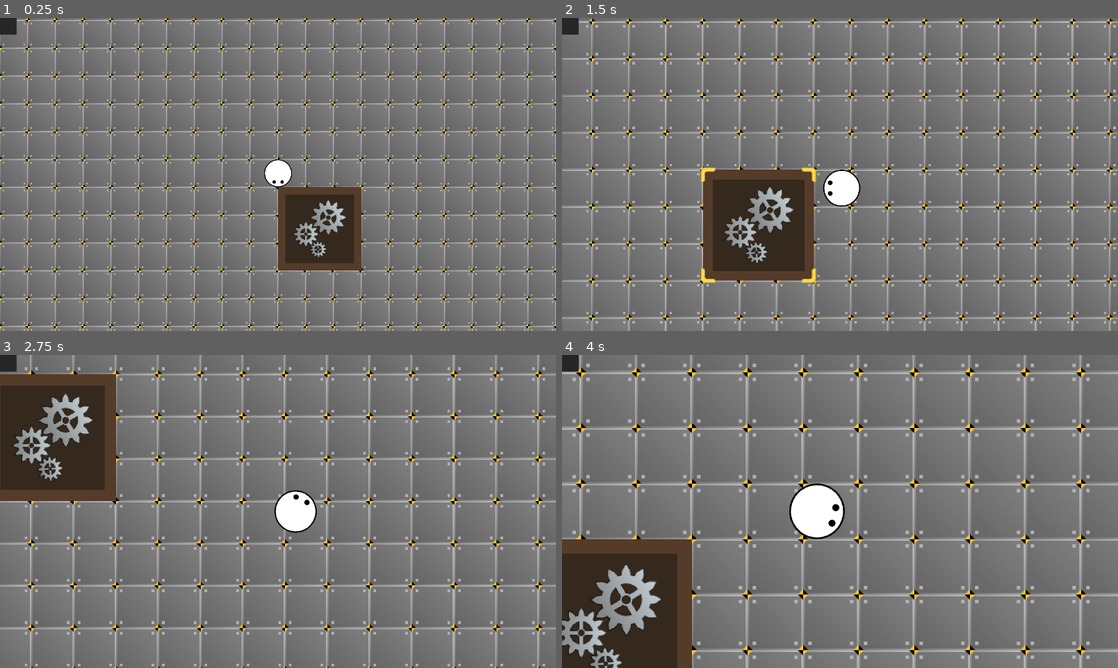
Above: before the commit, frames 1-4 (two rows, left to right).
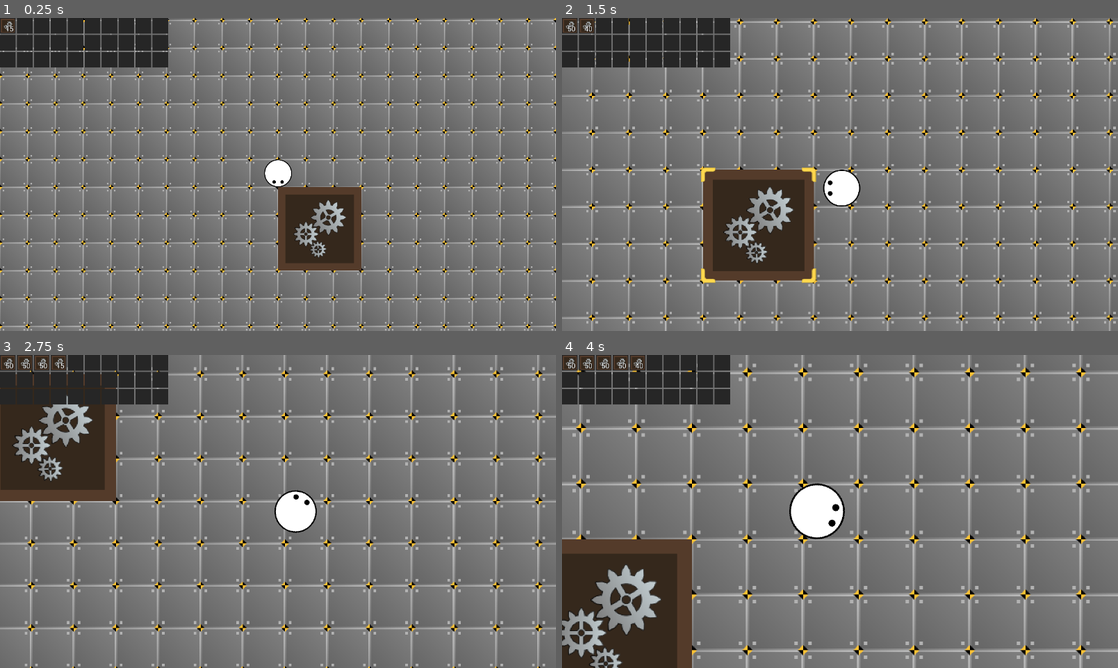
Above: after the commit, the same moments.

Repository: TrueSunGaming/industrial-revolution-proto-3
Game: Godot game, scene res://scenes/main/Main.tscn
Two runs of this game, one before a commit and one after it. Both use one fixed random seed, a clock stepped at 60 frames per second and the inputs below.
Inputs (mouse positions are in pixels of both pictures, inside the frame that each line leads up to):
- Up to frame 1 (0.25 s): no input
- Up to frame 2 (1.5 s): move the mouse to (962, 158) at 0.52 s; hold D (move_right) 0.53-1.28 s; hold Mouse wheel up (zoom_in) 0.53-1.28 s; move the mouse to (728, 190) at 1.27 s; hold S (move_down) from 1.28 s (still down); tap Mouse wheel down (zoom_out) at 1.35 s
- Up to frame 3 (2.75 s): move the mouse to (333, 442) at 2.02 s; release S (move_down) at 2.03 s; hold D (move_right) from 2.03 s (still down); hold Mouse wheel up (zoom_in) from 2.03 s (still down)
- Up to frame 4 (4 s): move the mouse to (812, 574) at 2.77 s; release D (move_right) at 2.78 s; release Mouse wheel up (zoom_in) at 2.78 s; hold W (move_up) 2.78-3.53 s; tap Mouse wheel down (zoom_out) at 2.85 s; move the mouse to (1006, 558) at 3.52 s; hold A (move_left) from 3.53 s (still down); hold Mouse wheel up (zoom_in) from 3.53 s (still down)

The runs differ from the first frame. In frame 1, 4.2% of the frame differs, in the area x 0-31%, y 0-16%; in frame 2, 4.2%; in frame 3, 3.3%; in frame 4, 4.2%.

Commit message:
feat: implement storage display

Diff:
--- a/scenes/main/Main.gd
+++ b/scenes/main/Main.gd
@@ -8,3 +8,6 @@
 	refs.env.env_id = refs.save.last_environment
 	refs.player.inventory = Storage.new()
 	refs.player.inventory.content = refs.save.player_inventory
+
+func _process(delta: float) -> void:
+	(refs.ui.get_node("StorageDisplay") as StorageDisplay).storage.add(ResourceStack.new(&"assembler_1", 1))
--- a/scenes/ui/UI.tscn
+++ b/scenes/ui/UI.tscn
@@ -1,21 +1,23 @@
-[gd_scene load_steps=5 format=3 uid="uid://drqf0tkqp0fa4"]
+[gd_scene load_steps=6 format=3 uid="uid://drqf0tkqp0fa4"]
 
 [ext_resource type="Script" uid="uid://f0hlqm7grhro" path="res://scenes/ui/UI.gd" id="1_d2gw2"]
-[ext_resource type="PackedScene" uid="uid://q5r6xw83sguw" path="res://scenes/ui/resource/ResourceDisplay.tscn" id="2_m01cm"]
+[ext_resource type="PackedScene" uid="uid://dxmtklsbl66ur" path="res://scenes/ui/resource/storage/StorageDisplay.tscn" id="2_m01cm"]
 [ext_resource type="Script" uid="uid://b3mhaduslwqgv" path="res://scripts/resource/ResourceStack.gd" id="3_nnfdp"]
+[ext_resource type="Script" uid="uid://cfoq042u5rgpj" path="res://scripts/resource/storage/Storage.gd" id="4_s64wo"]
 
-[sub_resource type="Resource" id="Resource_s64wo"]
-script = ExtResource("3_nnfdp")
-resource_id = &""
-max_quantity_override = -1
-allow_overflow = false
-allow_negative = false
-quantity = 69
-metadata/_custom_type_script = ExtResource("3_nnfdp")
+[sub_resource type="Resource" id="Resource_dqg8s"]
+script = ExtResource("4_s64wo")
+allow_solids = true
+allow_fluids = false
+slots = -1
+remove_empty = true
+content = Array[ExtResource("3_nnfdp")]([])
+metadata/_custom_type_script = ExtResource("4_s64wo")
 
 [node name="UI" type="CanvasLayer"]
 script = ExtResource("1_d2gw2")
 metadata/_custom_type_script = ExtResource("1_d2gw2")
 
-[node name="ResourceDisplay" parent="." instance=ExtResource("2_m01cm")]
-stack = SubResource("Resource_s64wo")
+[node name="StorageDisplay" parent="." instance=ExtResource("2_m01cm")]
+storage = SubResource("Resource_dqg8s")
+fill_empty_until = 30
--- a/scenes/ui/resource/ResourceDisplay.gd
+++ b/scenes/ui/resource/ResourceDisplay.gd
@@ -1,4 +1,4 @@
-class_name ResourceDisplay extends Container
+class_name ResourceDisplay extends PanelContainer
 
 signal resource_changed
 signal quantity_changed
--- /dev/null
+++ b/scenes/ui/resource/storage/StorageDisplay.gd
@@ -0,0 +1,59 @@
+class_name StorageDisplay extends GridContainer
+
+const resource_display: PackedScene = preload("res://scenes/ui/resource/ResourceDisplay.tscn")
+
+@export var storage: StorageAccess:
+	set(val):
+		if storage == val: return
+
+		if storage:
+			global.safe_disconnect(storage.appended, on_appended)
+			global.safe_disconnect(storage.removed, on_removed)
+			global.safe_disconnect(storage.modified, on_modified)
+			global.safe_disconnect(storage.fully_modified, on_fully_modified)
+
+		storage = val
+
+		storage.appended.connect(on_appended)
+		storage.removed.connect(on_removed)
+		storage.modified.connect(on_modified)
+		storage.fully_modified.connect(on_fully_modified)
+
+		on_fully_modified()
+
+@export var fill_empty_until := 0:
+	set(val):
+		if fill_empty_until == val: return
+		fill_empty_until = val
+
+		fill_empty()
+
+func fill_empty() -> void:
+	while fill_empty_until > get_child_count(): add_display(null)
+
+func add_display(stack: ResourceStack) -> void:
+	var node := resource_display.instantiate()
+	node.stack = stack
+	add_child(node)
+
+func on_appended() -> void:
+	var content := storage.get_content()
+	if content.size() - 1 < fill_empty_until: return on_modified(content.size() - 1)
+
+	add_display(content.back())
+
+func on_removed(index: int) -> void:
+	var node := get_child(index)
+	remove_child(node)
+	node.queue_free()
+
+	fill_empty()
+
+func on_modified(index: int) -> void:
+	(get_child(index) as ResourceDisplay).stack = storage.get_content()[index]
+
+func on_fully_modified() -> void:
+	for i in get_children(): i.queue_free()
+	for i in storage.get_content(): add_display(i)
+
+	fill_empty()
--- /dev/null
+++ b/scenes/ui/resource/storage/StorageDisplay.tscn
@@ -0,0 +1,11 @@
+[gd_scene load_steps=2 format=3 uid="uid://dxmtklsbl66ur"]
+
+[ext_resource type="Script" uid="uid://brhc4jfo5pptn" path="res://scenes/ui/resource/storage/StorageDisplay.gd" id="1_t5r2l"]
+
+[node name="StorageDisplay" type="GridContainer"]
+offset_right = 40.0
+offset_bottom = 40.0
+theme_override_constants/h_separation = 3
+theme_override_constants/v_separation = 3
+columns = 10
+script = ExtResource("1_t5r2l")
--- a/scripts/filter/Filter.gd
+++ b/scripts/filter/Filter.gd
@@ -1,27 +1,27 @@
 class_name Filter extends Resource
 
-enum {
+enum Mode {
 	WHITELIST,
 	BLACKLIST
 }
 
 @export var filters: Array[StringName]
-@export var mode := BLACKLIST
+@export var mode := Mode.BLACKLIST
 
 static var ALL: Filter:
 	get:
-		return Filter.new(BLACKLIST, [])
+		return Filter.new(Mode.BLACKLIST, [])
 
 static var NONE: Filter:
 	get:
-		return Filter.new(WHITELIST, [])
+		return Filter.new(Mode.WHITELIST, [])
 
-func _init(mode := BLACKLIST, filters: Array[StringName] = []) -> void:
+func _init(mode := Mode.BLACKLIST, filters: Array[StringName] = []) -> void:
 	self.mode = mode
 	self.filters = filters
 
 func check(key: StringName) -> bool:
 	match mode:
-		WHITELIST: return filters.has(key)
-		BLACKLIST: return not filters.has(key)
+		Mode.WHITELIST: return filters.has(key)
+		Mode.BLACKLIST: return not filters.has(key)
 		_: return false
--- a/scripts/global.gd
+++ b/scripts/global.gd
@@ -14,3 +14,6 @@
 
 func _notification(what: int) -> void:
 	if what == NOTIFICATION_WM_CLOSE_REQUEST: save_and_quit()
+
+func safe_disconnect(sig: Signal, fn: Callable) -> void:
+	if sig.is_connected(fn): sig.disconnect(fn)
--- a/scripts/resource/storage/IOStorage.gd
+++ b/scripts/resource/storage/IOStorage.gd
@@ -2,6 +2,11 @@
 
 @export var input: StorageAccess
 @export var output: StorageAccess
+
+func get_content() -> Array[ResourceStack]:
+	var res: Array[ResourceStack] = input.get_content().duplicate()
+	res.append_array(output.get_content())
+	return res
 
 func add(stack: ResourceStack) -> int:
 	return input.add(stack)
--- a/scripts/resource/storage/Storage.gd
+++ b/scripts/resource/storage/Storage.gd
@@ -2,32 +2,46 @@
 
 @export var allow_solids: bool
 @export var allow_fluids: bool
-@export var content: Array[ResourceStack]
-@export var slots: int
+@export var slots := -1
 @export var filter := Filter.ALL
 @export var remove_empty := true
+
+@export var content: Array[ResourceStack]:
+	set(val):
+		if content == val: return
+		content = val
+		fully_modified.emit()
 
 var full: bool:
 	get:
 		return slots >= 0 and content.size() >= slots
 
+func get_content() -> Array[ResourceStack]:
+	return content
+
 func can_add(stack: ResourceStack) -> bool:
-	return filter.check(stack.resource_id)
+	if stack.resource_data.type == ResourceData.ResourceType.SOLID and not allow_solids: return false
+	if stack.resource_data.type == ResourceData.ResourceType.FLUID and not allow_fluids: return false
+	if not filter.check(stack.resource_id): return false
+
+	return true
 
 func add(stack: ResourceStack) -> int:
 	if not can_add(stack): return 0
 
 	var remaining := stack.quantity
 
-	for i in content:
+	for i in content.size():
 		if remaining <= 0: break
-		if i.resource_id != stack.resource_id: continue
-		remaining -= i.add(remaining)
+		if content[i].resource_id != stack.resource_id: continue
+		remaining -= content[i].add(remaining)
+		modified.emit(i)
 
 	while remaining > 0 and not full:
 		var rs := ResourceStack.new(stack.resource_id, remaining)
 		if rs.max_quantity <= 0: break
 		content.push_back(rs)
+		appended.emit()
 		remaining -= rs.quantity
 
 	return stack.quantity - remaining
@@ -35,11 +49,18 @@
 func remove(stack: ResourceStack) -> int:
 	var remaining := stack.quantity
 
-	for i in content:
+	var remove_count := 0
+	for i in content.size():
 		if remaining <= 0: break
-		if i.resource_id != stack.resource_id: continue
-		if i.quantity > 0: remaining -= i.remove(remaining)
 
-		if remove_empty and i.quantity <= 0: content.erase(i)
+		var s := content[i - remove_count]
+		if s.resource_id != stack.resource_id: continue
+		if s.quantity > 0:
+			remaining -= s.remove(remaining)
+			modified.emit(i)
+
+		if remove_empty and s.quantity <= 0:
+			content.remove_at(i)
+			removed.emit(i)
 
 	return stack.quantity - remaining
--- a/scripts/resource/storage/StorageAccess.gd
+++ b/scripts/resource/storage/StorageAccess.gd
@@ -1,4 +1,13 @@
 class_name StorageAccess extends Resource
+
+signal appended
+signal removed(index)
+signal modified(index)
+signal fully_modified
+
+func get_content() -> Array[ResourceStack]:
+	assert(false, "StorageAccess.get_content is abstract.")
+	return []
 
 func add(stack: ResourceStack) -> int:
 	assert(false, "StorageAccess.add is abstract.")
Not shown, added: scenes/ui/resource/storage/StorageDisplay.gd.uid
